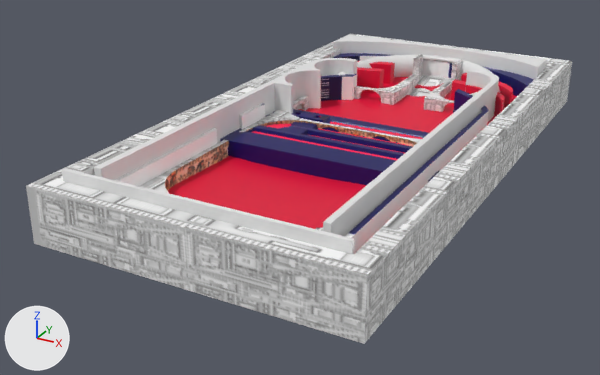
Renders of the FBX model Assets/Prefabs/FBX/PinballScorebord.fbx from each side of a commit.
Camera for both pictures: a 50 mm camera at (1.63, -3.5, 1.43) aimed at (-0.18, -0.2, -0.22). Lighting does not change. The marker at lower left points along +X, +Y and +Z. Where no turn or scale is listed for an object, it has been applied to the vertices. Vertices at the same position are counted once.

In view in the first picture: 'Cube', 'Cylinder', 'Cylinder.001', 'Map_3', 'ligthPulbs', 'map_1', 'map_2', 'tennel'.
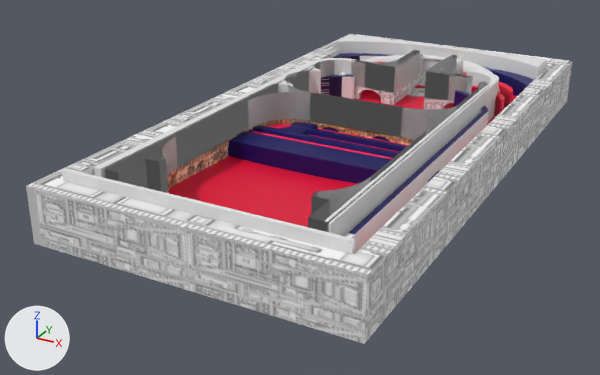
Changed parts and their boxes [x1, y1, x2, y2] in the pictures (600 x 375 px):
part 1 of me_cube_008, built on
    before: [140, 74, 454, 231]
    after: [104, 50, 489, 232]
'Cylinder', unchanged, covered by the edit
    before: [357, 67, 505, 116]
    after: [363, 86, 505, 116]

What changed in the scene script:
```text
Change me_cube_008:
    used by ob_map_3; location = (0.0, 0.0, 0.0)
    remove me_cube_008.from_pydata(...)  # 2391 vertices, 1661 faces; spans x -0.72..0.73, y -1.43..1.47, z -0.11..0.14
    add me_cube_008.from_pydata(...)  # 2681 vertices, 1951 faces; spans x -0.72..0.73, y -1.43..1.47, z -0.11..0.19
    me_cube_008 part 1
    7 faces are deleted
    145 new vertices lie (0.0, 0.0, 0.15) away from vertices in x -0.48..0.5, y -1.24..1.08, z 0.04
    145 new vertices lie (0.0, 0.0, -0.15) away from vertices in x -0.48..0.5, y -1.24..1.08, z 0.19
    297 new faces join them
```
